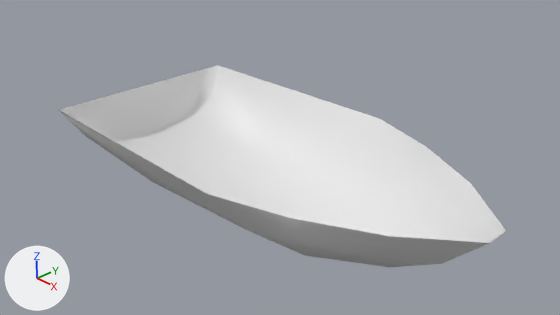
Before and after pictures for a commit that changed the Blender file res/boat.blend.
One viewpoint serves both versions: the file's camera 'Camera'. Lighting does not change. The marker at lower left points along +X, +Y and +Z.

In view in the first picture: 'Hull'.
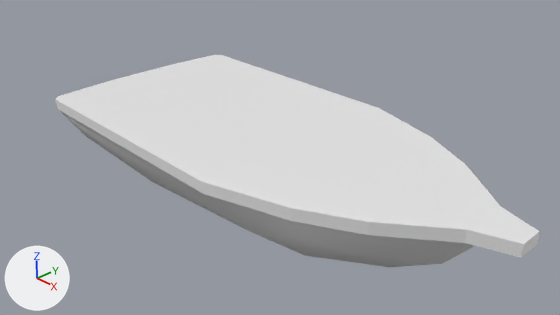
Commit message: Fixed water clipping into boat

Boxes [x1, y1, x2, y2] around the edits, measured in the pictures (560 x 315 px; the box of a moved part takes in the faces that stretch with it):
'Hull', reshaped
    before: [59, 65, 506, 267]
    after: [61, 111, 475, 267]
'Waterclip', added
    after: [68, 57, 419, 196]
'Trim', added
    after: [55, 55, 539, 258]
part 1 of me_cube_002, moved or reshaped
    before: [59, 65, 506, 264]
    after: [61, 111, 475, 264]

Patch to the scene script:
```diff
--- a/res/boat.blend.py
+++ b/res/boat.blend.py
@@ me_cube_002 @@
 me_cube_002.from_pydata(...)  # 28 vertices, 35 faces; spans x -3.77..4.59, y 0.0..2.0, z -0.43..0.91
 # used by ob_hull; location = (0.0, 0.0, 0.0); scale = (1.0, -1.0, 1.0)
 # before: 6 (4.59, 0.0, 0.91) at pixel (498, 236), 7 (4.59, 0.2, 0.91) at pixel (490, 243), 13 (3.59, 1.0, 0.91) at pixel (387, 235), 18 (2.39, 1.6, 0.91) at pixel (289, 217), 23 (1.09, 2.0, 0.91) at pixel (207, 193)
-me_cube_002.vertices[25].co = (-3.77, 2.0, 0.84)  # pixel (58, 109)
-me_cube_002.vertices[26].co = (-3.77, 0.0, 0.83)  # pixel (145, 85)
-me_cube_002.vertices[27].co = (-3.76, 1.6, 0.84)  # pixel (77, 104)
+# me_cube_002 part 1
+for i in [6, 7, 13, 18, 23]: me_cube_002.vertices[i].co += Vector((0.0, 0.0, 0.09))
+me_cube_002.vertices[25].co = (-3.77, 2.0, 1.0)  # pixel (56, 102)
+me_cube_002.vertices[26].co = (-3.77, 0.0, 1.0)
+me_cube_002.vertices[27].co = (-3.76, 1.6, 1.0)
@@ me_trim @@
+me_trim.from_pydata(...)  # 37 vertices, 22 faces; spans x -3.9..5.0, y -2.06..0.0, z 0.4..1.1
@@ me_waterclip @@
+me_waterclip.from_pydata([(-3.67, 0.0, 1.1), (3.14, -0.31, 1.1), (-3.58, -1.86, 1.1), (1.02, -1.9, 1.1), (2.49, -1.13, 1.1), (3.21, 0.0, 1.1), (-3.67, -0.8, 1.1)], [], [(2, 6, 0, 5, 1, 4, 3)])
@@ ob_trim @@
+ob_trim = bpy.data.objects.new('Trim', me_trim)
+ob_trim.location = (0.0, 0.0, 0.0)
+_m = ob_trim.modifiers.new('Mirror', 'MIRROR')
+_m.use_axis = (False, True, False)
@@ ob_waterclip @@
+ob_waterclip = bpy.data.objects.new('Waterclip', me_waterclip)
+ob_waterclip.location = (0.0, 0.0, 0.0)
+_m = ob_waterclip.modifiers.new('Mirror', 'MIRROR')
+_m.use_axis = (False, True, False)
```
